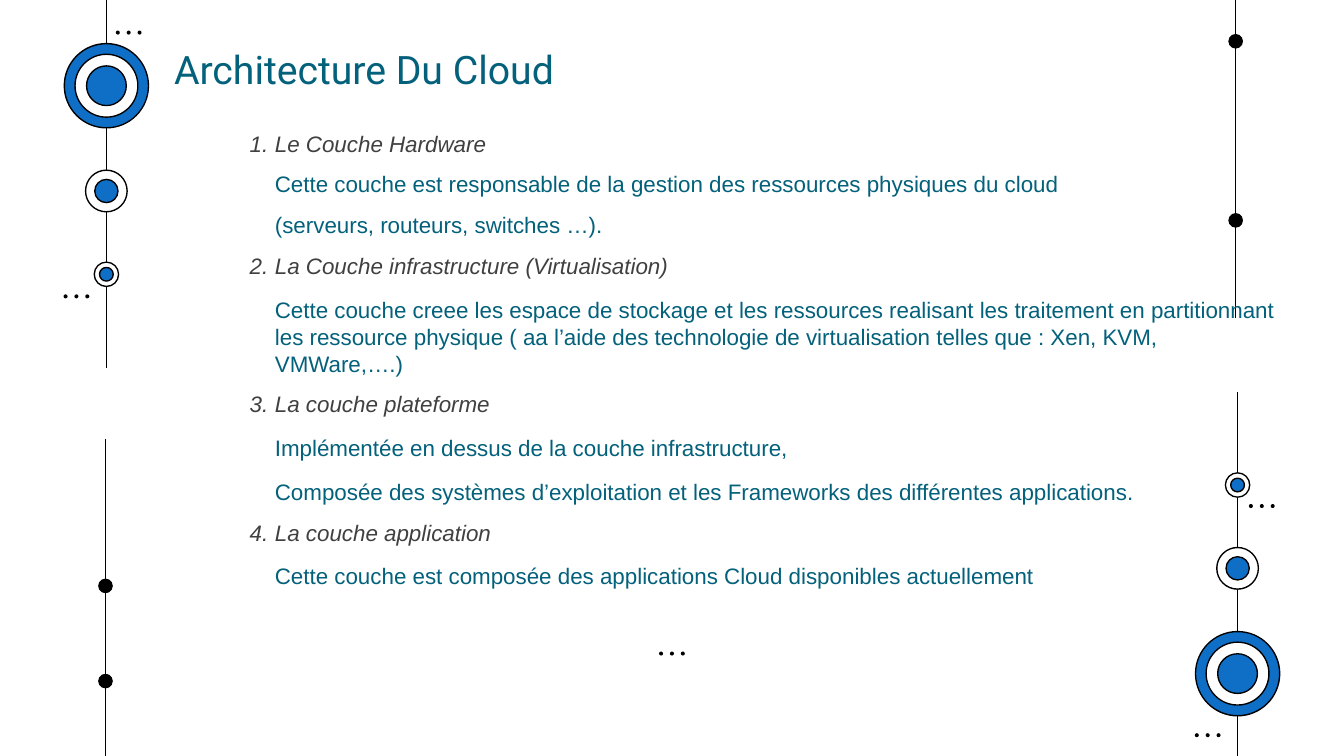
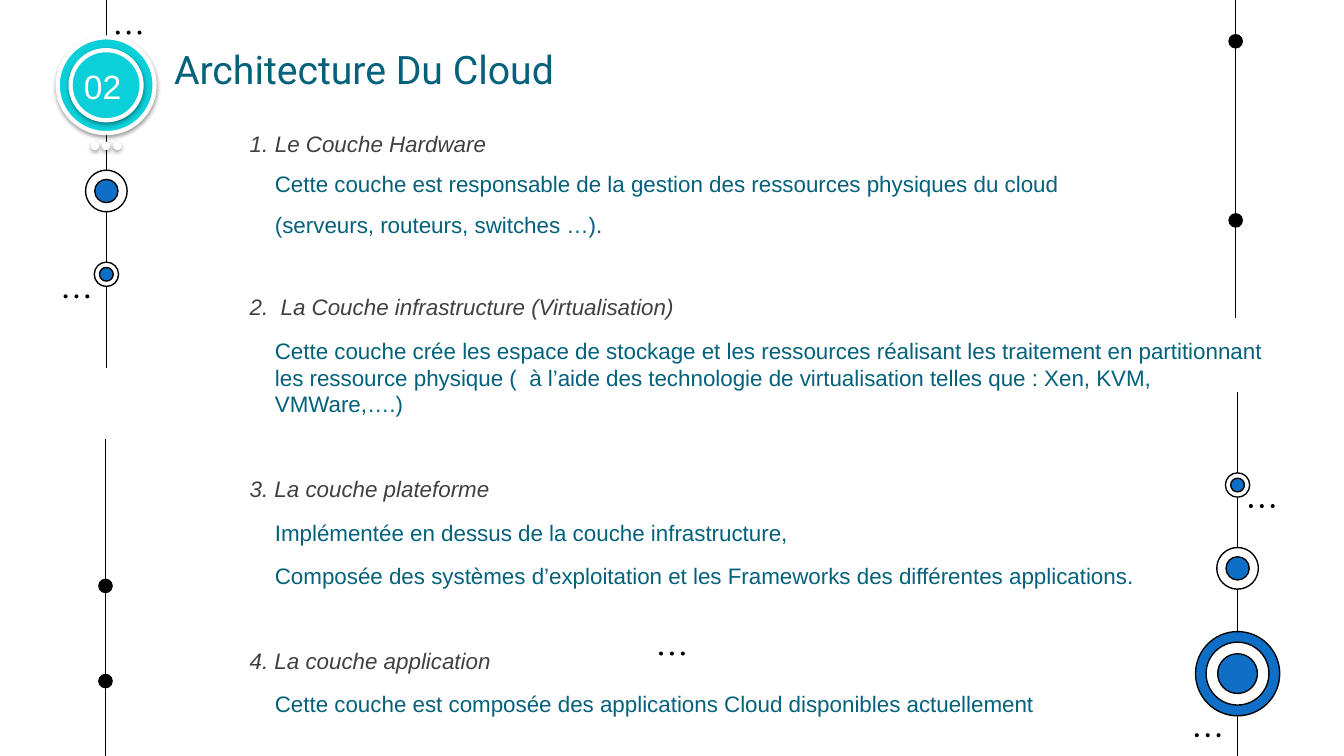
Before and after one commit to muhamedoufi/rapport-cloud, a slide deck: slide 11 of Presentation_cv.pptx (slide 12 before the commit). Drawn at 1344x756 pixels with LibreOffice and Linux fonts; fonts in the diff are those of the drawing. Boxes give left, top, right and bottom in pixels: in the first picture for what was removed or moved away, otherwise in the second. Text is boxed around its words. In the diff, an @@ line names an element or a change of style, - is before the commit and + after.

```diff
--- a/Presentation_cv.pptx
+++ b/Presentation_cv.pptx
@@ text added at <box>84,75,121,100</box>, 24 pt, text #FFFFFF @@
+02
@@ group added at <box>57,37,154,148</box>: 5 ellipses @@
@@ subtitle at <box>250,298,1262,502</box>: text changed @@
-            1. La Couche infrastructure (Virtualisation)
-Cette couche creee les espace de stockage et les ressources realisant les traitement en partitionnant les ressource physique ( aa l’aide des technologie de virtualisation telles que : Xen, KVM, VMWare,….)
-            1. La couche plateforme
+            2. La Couche infrastructure (Virtualisation)
+Cette couche crée les espace de stockage et les ressources réalisant les traitement en partitionnant les ressource physique ( à l’aide des technologie de virtualisation telles que : Xen, KVM, VMWare,….)
+            3. La couche plateforme
@@ subtitle at <box>250,652,491,674</box>: text changed @@
-            1. La couche application
+            4. La couche application
```
Also in this commit, not shown: 19 other slides changed, 3 slides added, 3 slides removed, 1 other file.
